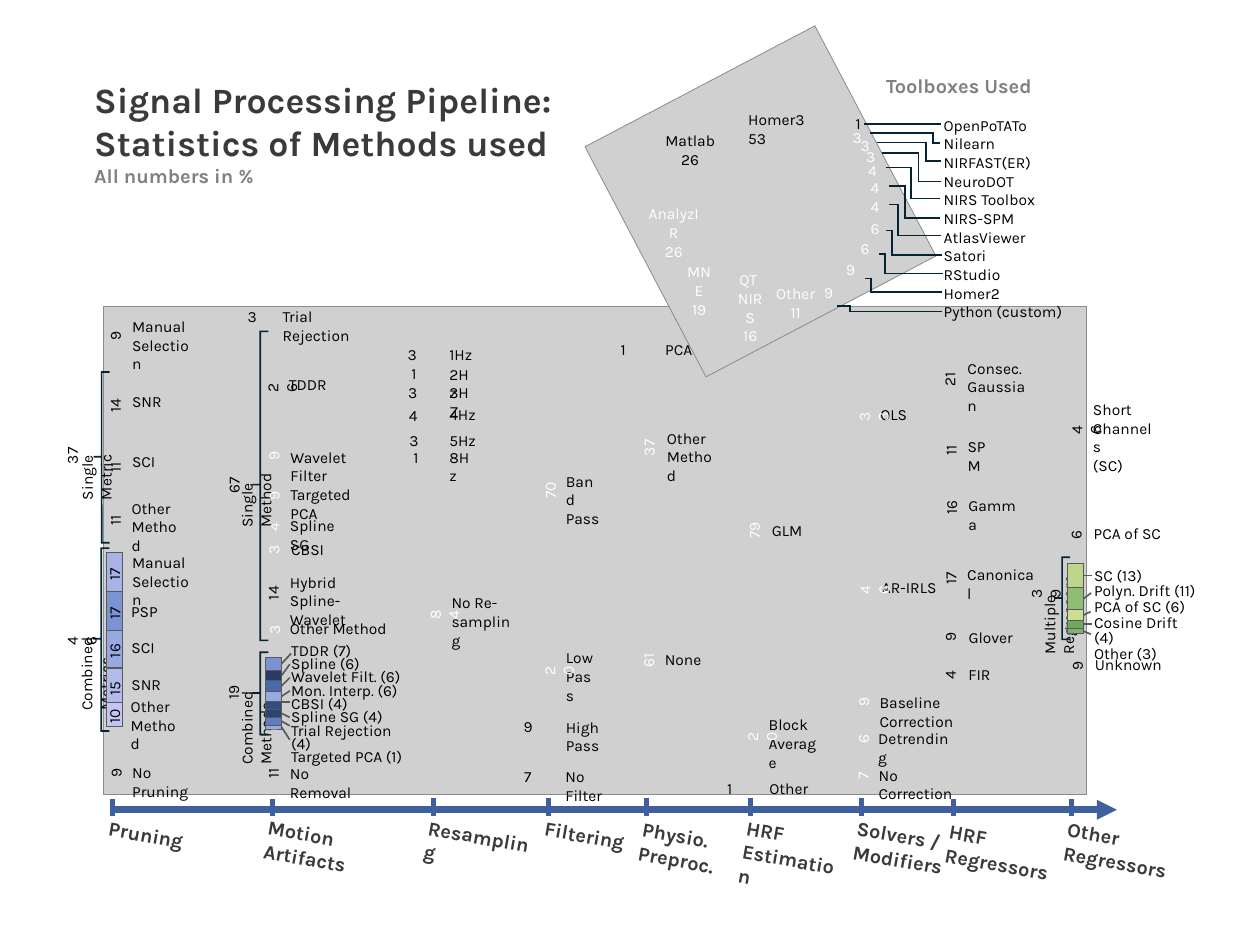
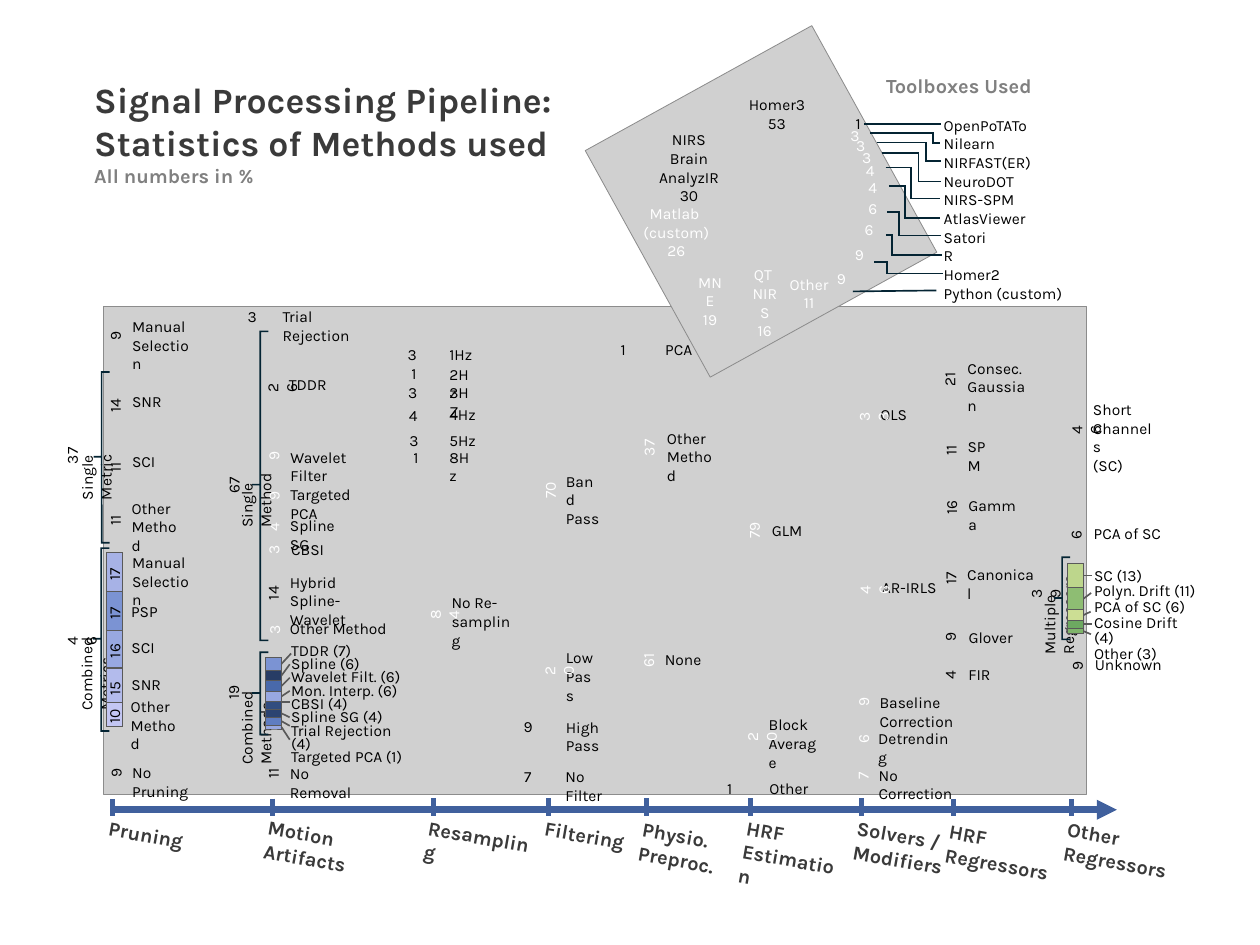
Before and after one commit to ibs-lab/FRESH, a slide deck: slide 1 of alex/figs/_final/figs.pptx. Drawn at 1260x945 pixels with LibreOffice and Linux fonts; fonts in the diff are those of the drawing; grey boxes stand for pictures. Boxes give left, top, right and bottom in pixels: in the first picture for what was removed or moved away, otherwise in the second. Text is boxed around its words. In the diff, an @@ line names an element or a change of style, - is before the commit and + after.

```diff
--- a/alex/figs/_final/figs.pptx
+++ b/alex/figs/_final/figs.pptx
@@ picture at bbox=[585, 26, 936, 377]: rotation 332 to 331 degrees @@
@@ text at bbox=[749, 100, 805, 129]: text changed @@
-Homer3 53
+Homer3
+53
@@ text added at bbox=[659, 135, 719, 201], 14 pt, text #000000 @@
+NIRS Brain
+AnalyzIR
+30
@@ text "4" rewrapped from bbox=[855, 586, 875, 593] to bbox=[868, 184, 877, 193] @@
@@ 4 texts: place and size @@
-4 texts at bbox=[853, 133, 893, 593]
+4 texts at bbox=[850, 128, 877, 420]
@@ text "6" rewrapped from bbox=[871, 224, 880, 234] to bbox=[873, 585, 893, 593] @@
@@ text removed at bbox=[871, 183, 880, 193] @@
-4
@@ text at bbox=[944, 194, 1035, 205]: paragraph removed @@
-NIRS Toolbox
@@ text at bbox=[643, 210, 709, 239]: text changed; text colour #000000 to #FFFFFF @@
-Matlab
-26
+Matlab
+(custom)
+26
@@ elbow line moved from (886, 230) - (942, 255) to (886, 235) - (942, 255) @@
@@ elbow line moved from (889, 205) - (941, 235) to (887, 212) - (941, 235) @@
@@ text removed at bbox=[665, 247, 683, 257] @@
-AnalyzIR
-26
@@ text "MNE 19": place and size @@
-text "MNE 19" at bbox=[692, 305, 706, 315]
+text "MNE 19" at bbox=[703, 315, 717, 325]
@@ text "QT NIRS 16": place and size @@
-text "QT NIRS 16" at bbox=[739, 275, 757, 341]
+text "QT NIRS 16" at bbox=[754, 270, 772, 336]
@@ text "9": place and size @@
-text "9" at bbox=[824, 288, 833, 298]
+text "9" at bbox=[837, 276, 846, 284]
@@ text "9": place and size @@
-text "9" at bbox=[846, 265, 855, 275]
+text "9" at bbox=[855, 252, 864, 260]
@@ elbow line moved from (878, 254) - (942, 274) to (874, 262) - (942, 274) @@
@@ text at bbox=[944, 251, 954, 261]: text changed @@
-RStudio
+R
@@ text "Other 11": place and size @@
-text "Other 11" at bbox=[776, 290, 815, 318]
+text "Other 11" at bbox=[790, 280, 829, 308]
@@ line added from (853, 291) to (936, 290), #042433 1.5 pt @@
@@ elbow line removed from (865, 278) to (942, 292) @@
@@ elbow line removed from (838, 306) to (942, 311) @@
```
Also in this commit, not shown: 1 other slide changed, 17 other files.
